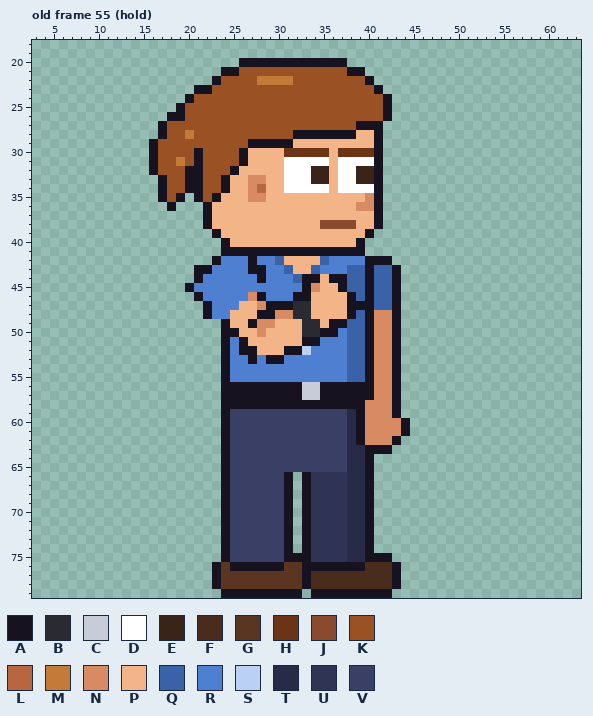
Two versions of one pixel-art file, sprites/custom/custom_intern_ponytail_right_anim.aseprite. Above: the version before the commit.
64x80 pixels, 123 frames. Colours within 5 levels of each other are drawn and written as one. Shown: old frame 55 (hold): x 3..63, y 18..79. The commit also changed other frames, which this record leaves out.
Visible layers, top first: "Arm Top", "Hair", "Face", "Watch", "Near Arm", "Collar", "Belt", "Shirt", "Body", "Back Arm", "Pants", "Shoes".
Palette (. is transparent): A #17121f  B #2a2a33  C #c8ccd8  D #ffffff  E #3a2418  F #4a2c1c  G #5a3522  H #6b3416  J #8a4a2e  K #9a5124  L #b8663f  M #c47a38  N #d88a62  P #f3b488  Q #3a62a8  R #4f7fd0  S #bbd0f5  T #272b48  U #2f3354  V #3a3f66
Pixels before, old frame 55 (hold) (only the part around the change), first column x 3:
18 .......................................................
19 .......................................................
20 .......................AAAAAAAAAAAA....................
21 .....................AAKKKKKKKKKKKKAA..................
22 ....................AKKKKMMMMKKKKKKKKA.................
23 ..................AAKKKKKKKKKKKKKKKKKKA................
24 .................AKKKKKKKKKKKKKKKKKKKKKA...............
25 ................AKKKKKKKKKKKKKKKKKKKKKKA...............
26 ...............AAKKKKKKKKKKKKKKKKKKKKKKA...............
27 ..............AKKKKKKKKKKKKKKKKKKKKKAAA................
28 ..............AKKMKKKKKKKKKKKAAAAAAAPPA................
29 .............AKKKKKKKKKKAAAAAPPPPPPPPPA................
30 .............AKKKKAKKKKAPPPPHHHHHPHHHHA................
31 .............AKKMKAKKKKAPPPPDDDDDPDDDDA................
32 .............AKKKAAKKKAPPPPPDDDEEPDDEEA................
33 ..............AKKAAKKAPPNNPPDDDEEPDDEEA................
34 ..............AKKAAKKAPPNLPPDDDDDPDDDDA................
35 ..............AKA.AKAPPPNNPPPPPPPPPPPNA................
36 ...............A...APPPPPPPPPPPPPPPPNNA................
37 ...................APPPPPPPPPPPPPPPPPPA................
38 ...................APPPPPPPPPPPPJJJJPPA................
39 ....................APPPPPPPPPPPPPPPPA.................
40 .....................APPPPPPPPPPPPPPA..................
41 .....................AAAAAAAAAAAAAAAA..................
42 ....................ARRRARRQPPPPQRRRRAAA...............
43 ..................AARRRRAARRQPPQRRRQQAQQA..............
44 ..................ARRRRRRARRRQAAPAAQQAQQA..............
45 .................ARRRRRRRRRRRRANPPAQQAQQA..............
46 ..................ARRRRRNARRRAAPPPPAQAQQA..............
47 ...................ARRRPPNAAABBPPPPAAAQQA..............
48 ...................ARRPPPAANNBBPPPPAQANNA..............
49 .....................APPANNPPPBBPAAQQANNA..............
50 .....................AAPPNPPPPBBAARQQANNA..............
51 .....................ARAPPPPPPAARRRQQANNA..............
52 .....................ARAAPPPAASRRRRQQANNA..............
53 .....................ARRARAARRRRRRRQQANNA..............
54 .....................ARRRRRRRRRRRRRQQANNA..............
55 .....................ARRRRRRRRRRRRRQQANNA..............
56 .....................AAAAAAAAACCAAAAAANNA..............
57 .....................AAAAAAAAACCAAAAAANNA..............
58 .....................AAAAAAAAAAAAAAAANNNA..............
59 .....................AVVVVVVVVVVVVVTANNNA..............
60 .....................AVVVVVVVVVVVVVTANNNNA.............
61 .....................AVVVVVVVVVVVVVTANNNNA.............
62 .....................AVVVVVVVVVVVVVTANNNA..............
63 .....................AVVVVVVVVVVVVVTTAAA...............
64 .....................AVVVVVVVVVVVVVTTA.................
65 .....................AVVVVVVVVVVVVVTTA.................
66 .....................AVVVVVVA.AUUUUTTA.................
67 .....................AVVVVVVA.AUUUUTTA.................
68 .....................AVVVVVVA.AUUUUTTA.................
The same view after the edit:
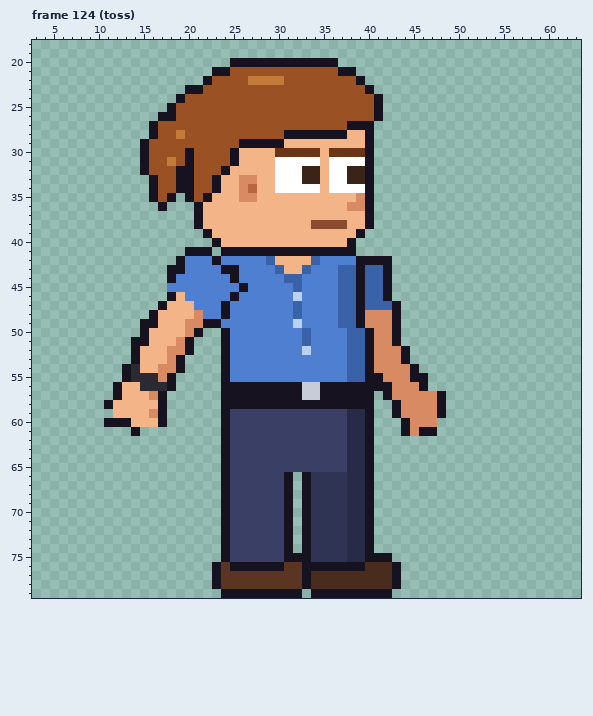
A new or re-ordered frame is compared with the old frame closest to it.
The edit:
frames 123 -> 129
Changed rows in their new state; - is an unchanged pixel.
Frame 124 (toss) is new; against old frame 55 (hold):
first column x 11:
20 --------------A-----------.-----------
21 ------------A-K-----------A-.---------
22 -----------AK---M---K-------A.--------
23 ---------A-K-----------------A.-------
24 --------AK--------------------A.------
25 -------AK---------------------A.------
26 ------A-K---------------------A.------
27 -----AK--------------------A--.-------
28 -----AK-MK----------A------P-A.-------
29 ----AK---------A----P--------A.-------
30 ----AK---AK---AP---H----PH---A.-------
31 ----AK-MKAK---AP---D----PD---A.-------
32 ----AK--A-K--AP----D--E-PD-E-A.-------
33 -----AK-A-K-AP-N-P-D--E-PD-E-A.-------
34 -----AK-A-K-AP-NLP-D----PD---A.-------
35 -----AKA.AKAP--N-P----------NA.-------
36 ------A.--AP---------------N-A.-------
37 ----------AP-----------------A.-------
38 ----------AP-----------J---P-A.-------
39 -----------AP---------------A.--------
40 ------------AP-------------A.---------
41 ---------AAA----------------.---------
42 --------ARRR----R-QP---QR---A---------
43 -------AARRR-AA-RR-QP-QR--Q-AQ-A.-----
44 -------ARRR---A--R--Q-RRRRQ-AQ-A.-----
45 -------RRR-----A-----QRRRRQ-AQ-A.-----
46 -------APRR---A-RR---SRRRRQQAQ-A.-----
47 ------APPPRR-A-RRRRRRQRRRRQQ-Q--------
48 -----APPPPNR-ARRRRRRRQRRRRQQAN--------
49 ----AAPPPNNAARRRRRRRRSRRRRQ-AN--------
50 ----APPPPNA---RRRRRRRRQRRR------------
51 ---AAPPPNA-----RRRRRRRQR--------------
52 ---APPPNNA-----RRRRRRR----------NA----
53 ---APPPNA-------R-RR------------NA----
54 --ABPPNNA-----------------------NNA---
55 --ABBBNA----------------------A-NNAA--
56 -APPBBBA----------------------AANNNA--
57 -APPPNA-----------------------.ANNNNNA
58 APPPPPA----------------------A..-NNNNA
59 -PPPPNA---------------------TA..-NNNNA
60 AAAPPPA---------------------TA...-NNN-
61 ---A------------------------TA...-NAA-
62 ----------------------------TA...-----
63 ------------------------------..------
